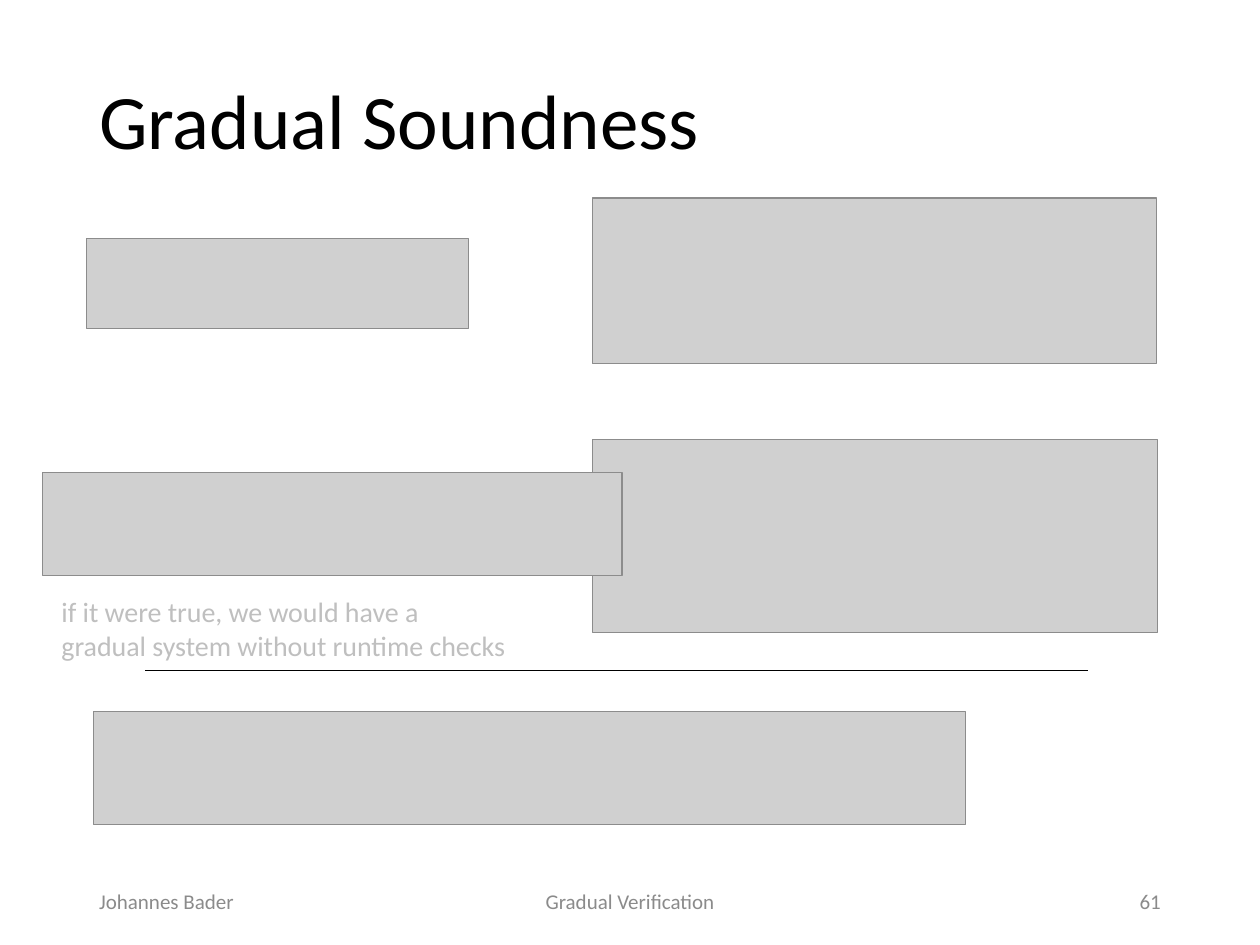
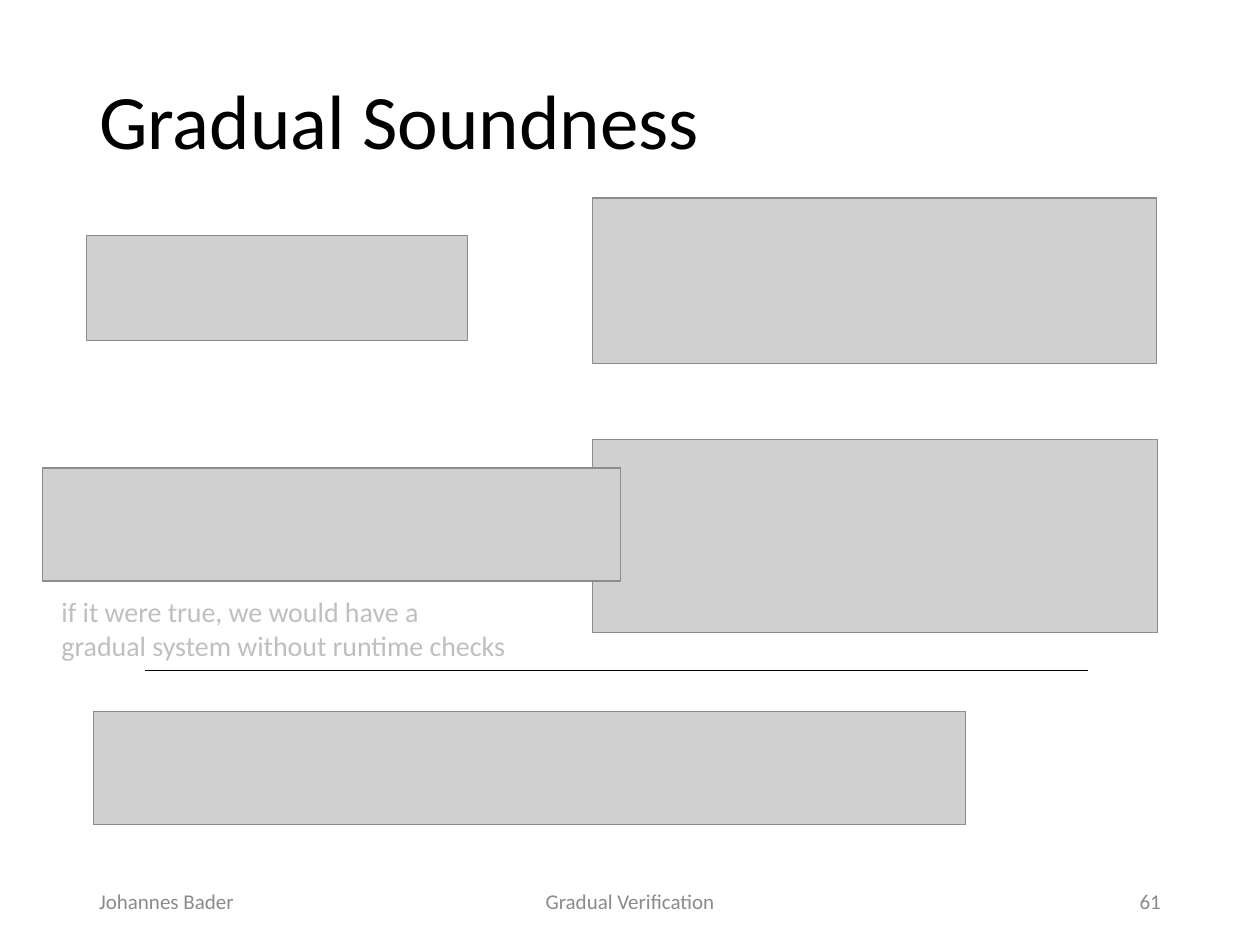
Before and after one commit to olydis/GradVerThesis, a slide deck: slide 61 of presentation/PLunch.pptx. Drawn at 1260x945 pixels with LibreOffice and Linux fonts; fonts in the diff are those of the drawing; grey boxes stand for pictures. Boxes give left, top, right and bottom in pixels: in the first picture for what was removed or moved away, otherwise in the second. Text is boxed around its words. In the diff, an @@ line names an element or a change of style, - is before the commit and + after.

```diff
--- a/presentation/PLunch.pptx
+++ b/presentation/PLunch.pptx
@@ picture: place and size @@
-picture at [87, 238, 469, 329]
+picture at [87, 236, 469, 341]
@@ picture: place and size @@
-picture at [43, 472, 622, 576]
+picture at [43, 467, 621, 581]
```
Also in this commit, not shown: 3 other slides changed, 4 other files.
